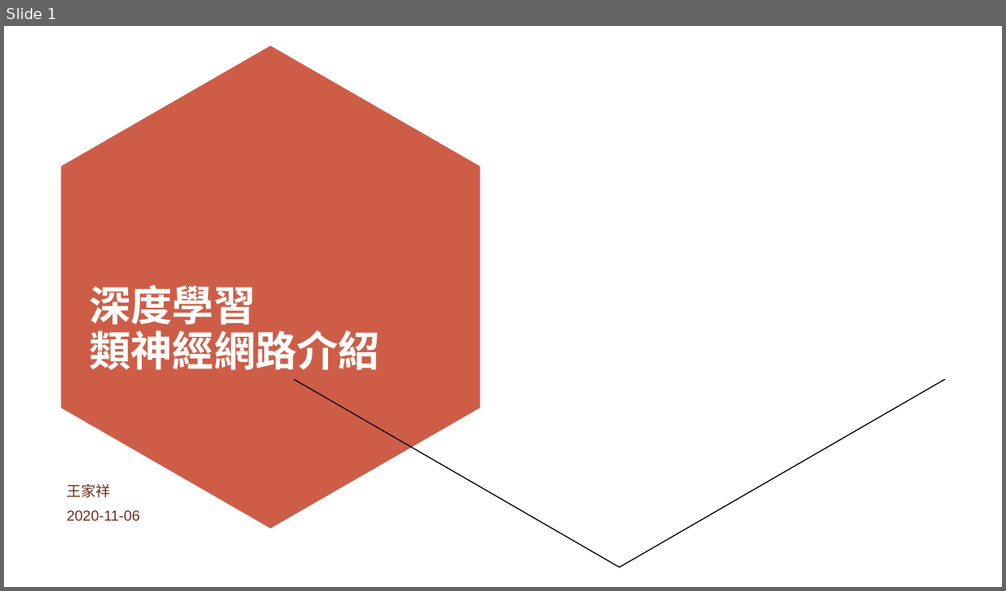
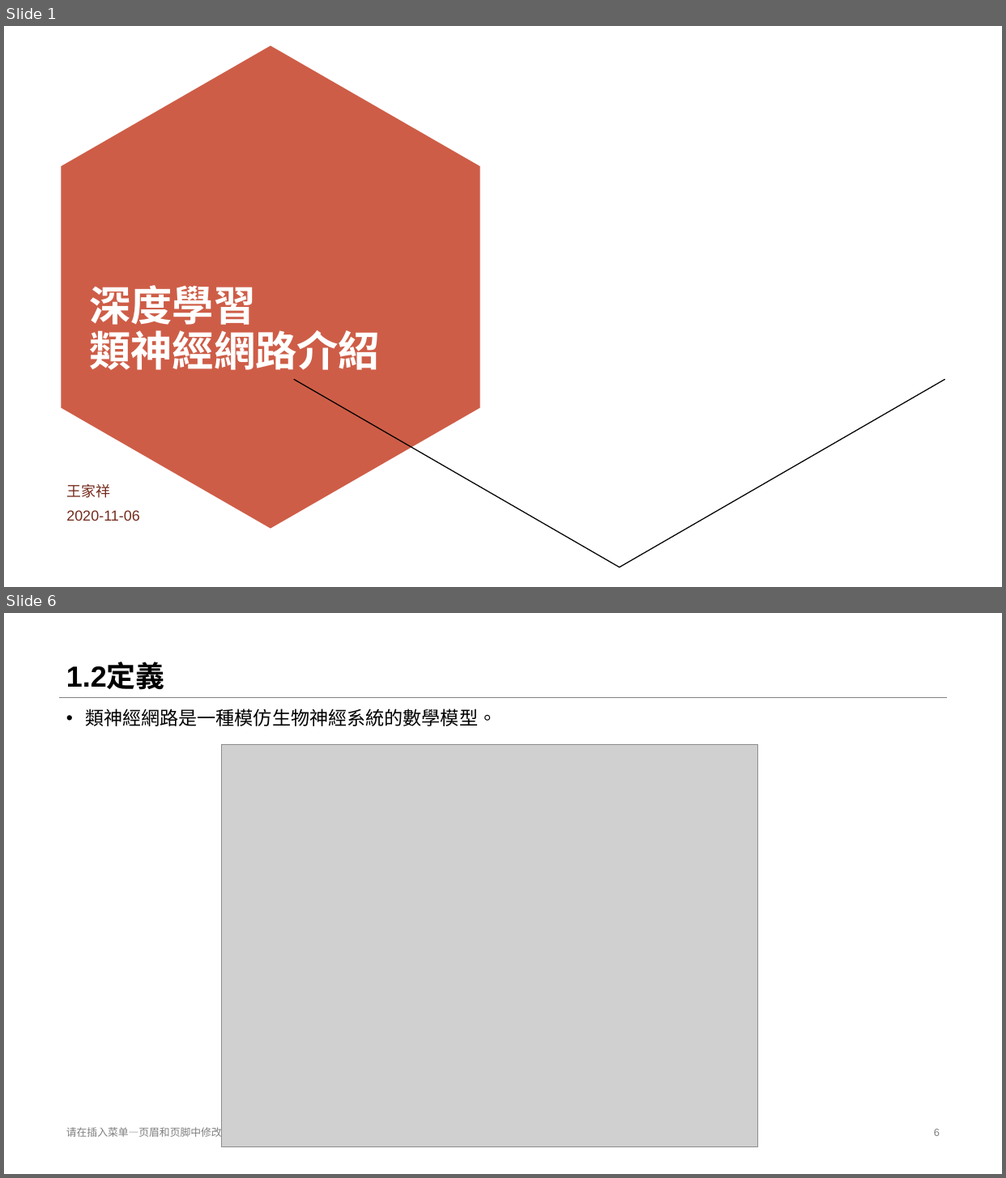
Before and after one commit to stereo720712/2020-11_2021-01_deep_learning_learn_report_record, a slide deck: 11_2_to_11__6_first/1.Deeping_learning_introduce.pptx. Shown one above the other, each under a label of ours: slide 1 before the commit, slides 1 and 6 after it; the slides between them are not shown. The pictures are 1006x591 and 1006x1178 pixels, drawn with LibreOffice and Linux fonts; fonts in the diff are those of the drawing; grey boxes stand for pictures; background and template pictures are left out. Boxes give left, top, right and bottom in pixels: in the first picture for what was removed or moved away, otherwise in the second. Text is boxed around its words. In the diff, an @@ line names an element or a change of style, - is before the commit and + after.

```diff
--- a/11_2_to_11__6_first/1.Deeping_learning_introduce.pptx
+++ b/11_2_to_11__6_first/1.Deeping_learning_introduce.pptx
@@ slide 6 added at [4, 613, 1002, 1174], background #FFFFFF @@
@@ title added at [66, 664, 165, 690], 28 pt, text #000000, bold @@
+1.2定義
@@ line added from (58, 697) to (948, 697), #808080 0.25 pt @@
@@ text added at [85, 709, 496, 726], 18 pt, text #000000 @@
+• 類神經網路是一種模仿生物神經系統的數學模型。
@@ picture added at [222, 745, 759, 1148] @@
@@ text added at [66, 1125, 253, 1139], 10 pt, text #808080 @@
+请在插入菜单—页眉和页脚中修改此文本
@@ page number added at [934, 1129, 940, 1136], 10 pt, text #808080 @@
+6
```
Also in this commit, not shown: 5 slides changed, 8 other slides added, 2 slides removed, 1 other file.
